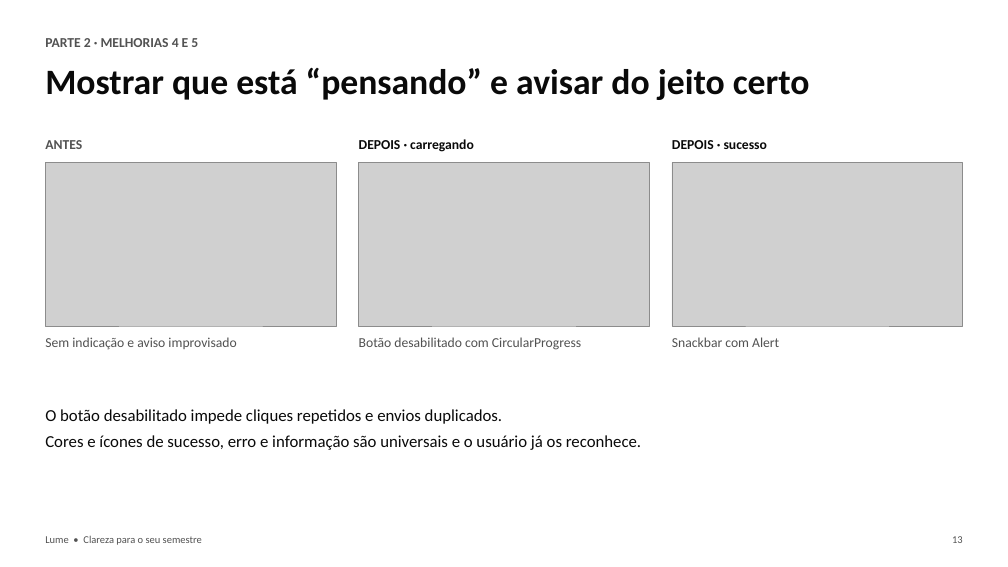
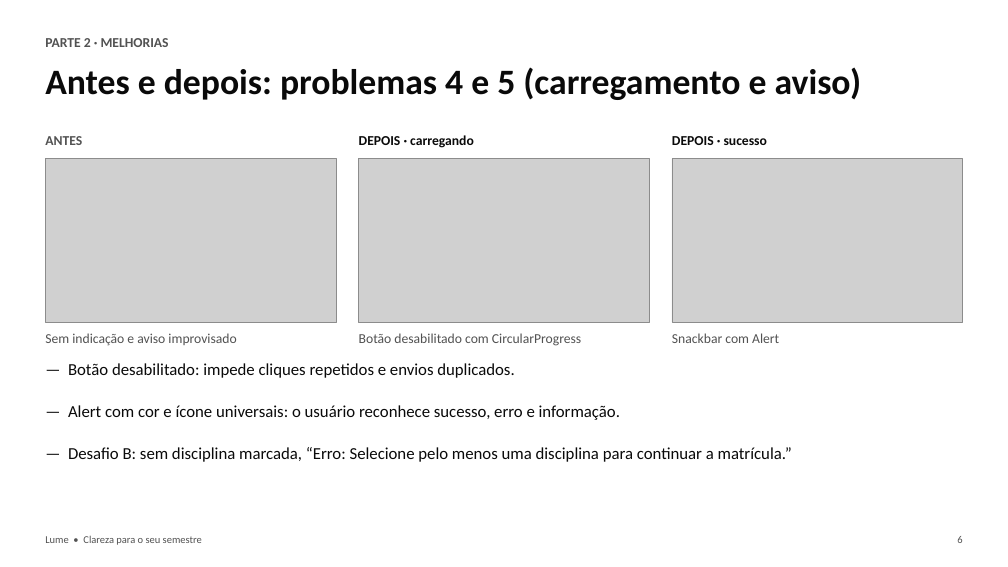
Before and after one commit to Tavimmm21/educonnect, a slide deck: slide 6 of entrega/Lume-Apresentacao-do-projeto.pptx (slide 13 before the commit). Drawn at 1008x567 pixels with LibreOffice and Linux fonts; fonts in the diff are those of the drawing; grey boxes stand for pictures. Boxes give left, top, right and bottom in pixels: in the first picture for what was removed or moved away, otherwise in the second. Text is boxed around its words. In the diff, an @@ line names an element or a change of style, - is before the commit and + after.

```diff
--- a/entrega/Lume-Apresentacao-do-projeto.pptx
+++ b/entrega/Lume-Apresentacao-do-projeto.pptx
@@ text at bbox=[45, 38, 169, 47]: text changed @@
-PARTE 2 · MELHORIAS 4 E 5
+PARTE 2 · MELHORIAS
@@ text at bbox=[45, 67, 862, 100]: text changed @@
-Mostrar que está “pensando” e avisar do jeito certo
+Antes e depois: problemas 4 e 5 (carregamento e aviso)
@@ 6 texts, 3 pictures: place and size @@
-6 texts, 3 pictures at bbox=[45, 139, 963, 350]
+6 texts, 3 pictures at bbox=[45, 135, 963, 346]
@@ text at bbox=[68, 363, 514, 378]: text changed @@
-O botão desabilitado impede cliques repetidos e envios duplicados.
-Cores e ícones de sucesso, erro e informação são universais e o usuário já os reconhece.
+— Botão desabilitado: impede cliques repetidos e envios duplicados.
@@ text added at bbox=[68, 405, 620, 420], 16 pt, text #0A0A0A @@
+— Alert com cor e ícone universais: o usuário reconhece sucesso, erro e informação.
@@ text added at bbox=[68, 447, 792, 462], 16 pt, text #0A0A0A @@
+— Desafio B: sem disciplina marcada, “Erro: Selecione pelo menos uma disciplina para continuar a matrícula.”
@@ text at bbox=[957, 536, 962, 543]: text changed @@
-13
+6
```
Also in this commit, not shown: 4 other slides changed, 3 slides added, 18 slides removed, 1 other file.
